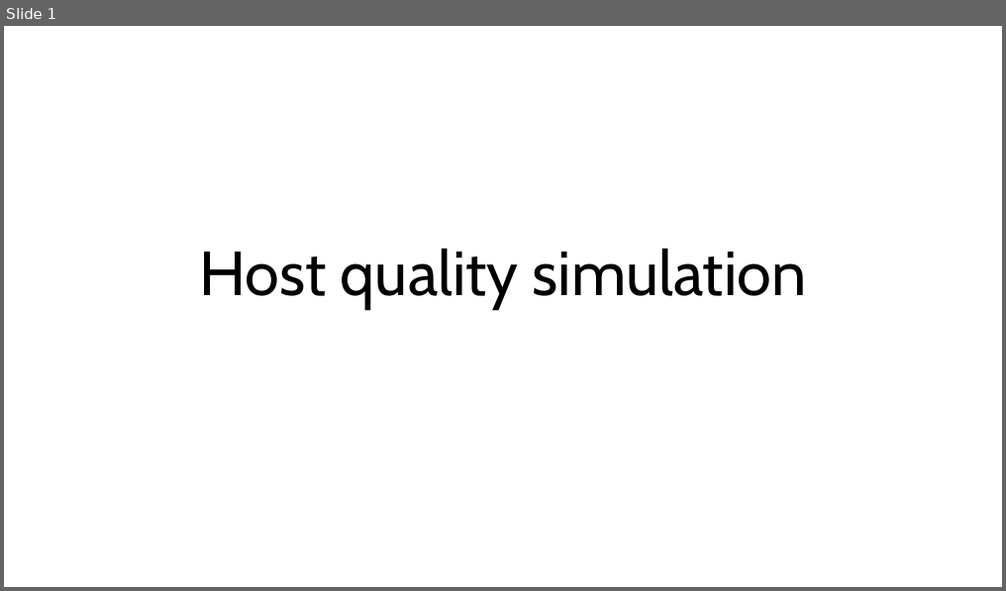
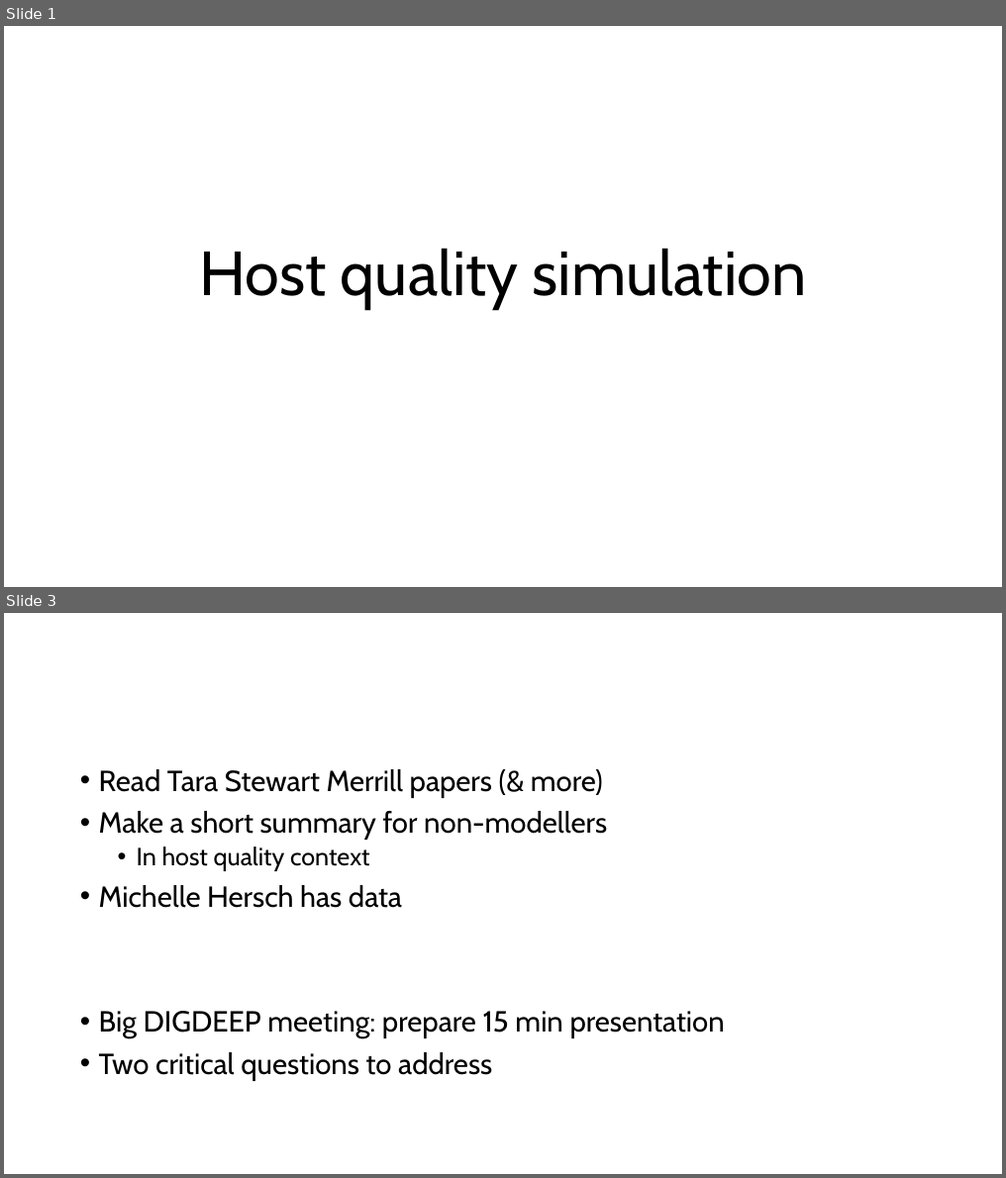
Before and after one commit to LoesBijman/WUR_host_quality, a slide deck: Host quality simulation.pptx. Shown one above the other, each under a label of ours: slide 1 before the commit, slides 1 and 3 after it; the slides between them are not shown. The pictures are 1006x591 and 1006x1178 pixels, drawn with LibreOffice and Linux fonts; fonts in the diff are those of the drawing. Boxes give left, top, right and bottom in pixels: in the first picture for what was removed or moved away, otherwise in the second. Text is boxed around its words. In the diff, an @@ line names an element or a change of style, - is before the commit and + after.

```diff
--- a/Host quality simulation.pptx
+++ b/Host quality simulation.pptx
@@ slide 3 added at bbox=[4, 613, 1002, 1174], background #FFFFFF @@
@@ text added at bbox=[99, 769, 725, 1081], 28 pt, text #000000 @@
+• Read Tara Stewart Merrill papers (& more)
+• Make a short summary for non-modellers
+  • In host quality context
+• Michelle Hersch has data
+• Big DIGDEEP meeting: prepare 15 min presentation
+• Two critical questions to address
```
Also in this commit, not shown: 1 other slide added, 1 slide removed, 2 other files.
